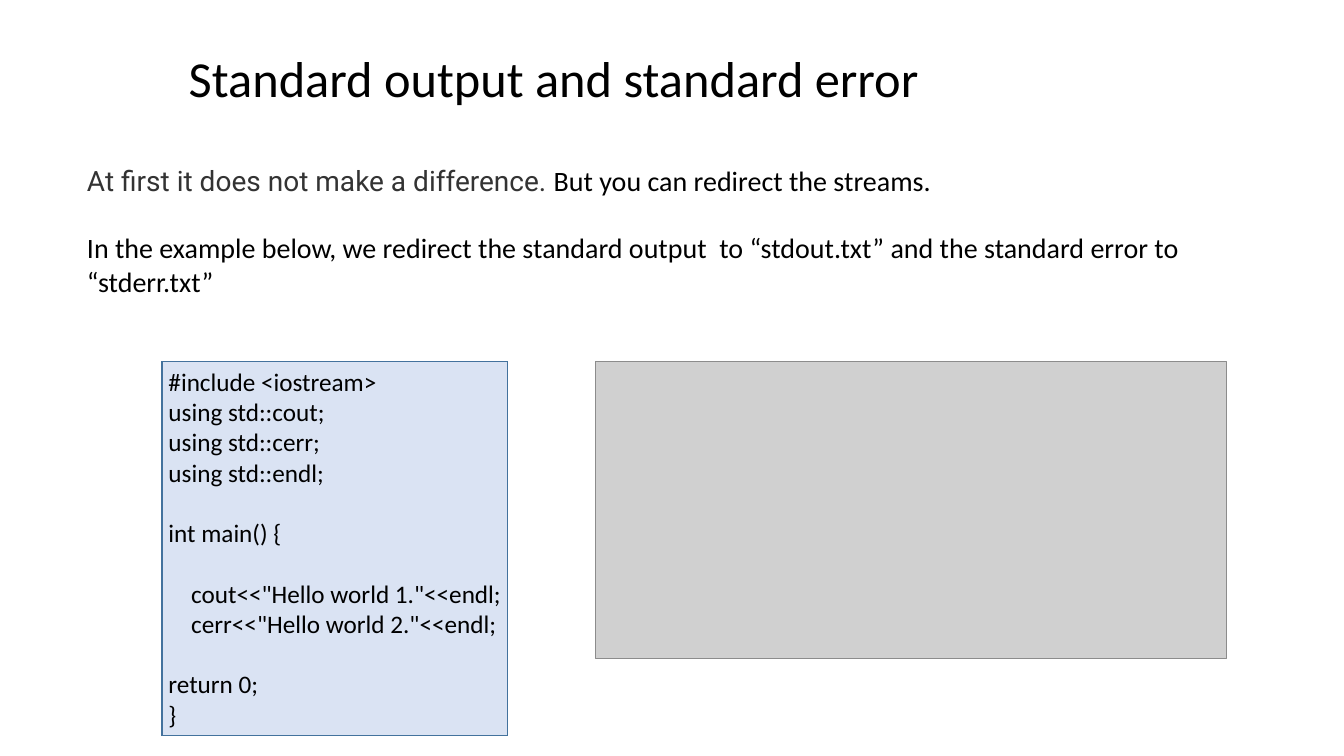
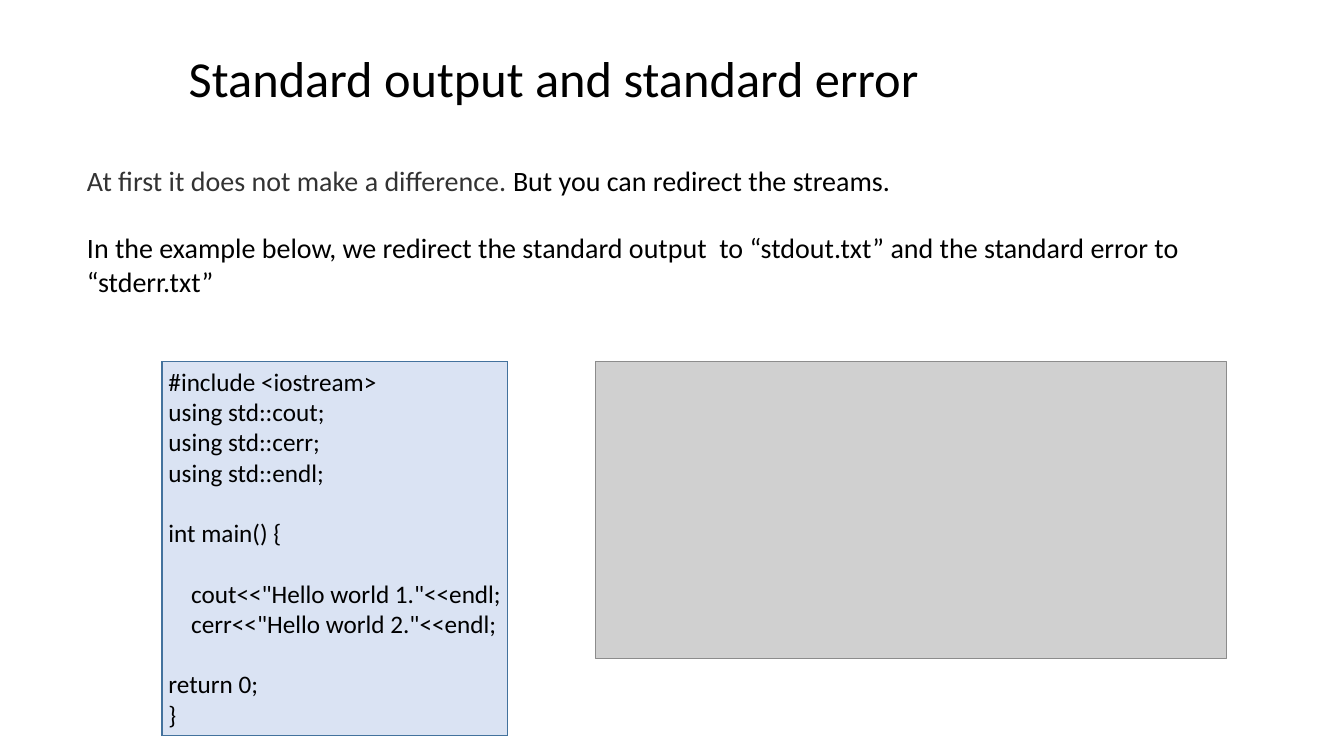
Before and after one commit to ShiqiYu/CPP, a slide deck: slide 25 of week14/Lab14.pptx (slide 29 before the commit). Drawn at 1344x756 pixels with LibreOffice and Linux fonts; fonts in the diff are those of the drawing; grey boxes stand for pictures; background and template pictures are left out. Boxes give left, top, right and bottom in pixels: in the first picture for what was removed or moved away, otherwise in the second. Text is boxed around its words. In the diff, an @@ line names an element or a change of style, - is before the commit and + after.

```diff
--- a/week14/Lab14.pptx
+++ b/week14/Lab14.pptx
@@ text at box(87, 171, 890, 196): font Roboto to Calibri in "At first it does not make a ..." @@
```
Also in this commit, not shown: 14 other slides changed, 9 slides added, 14 slides removed.
